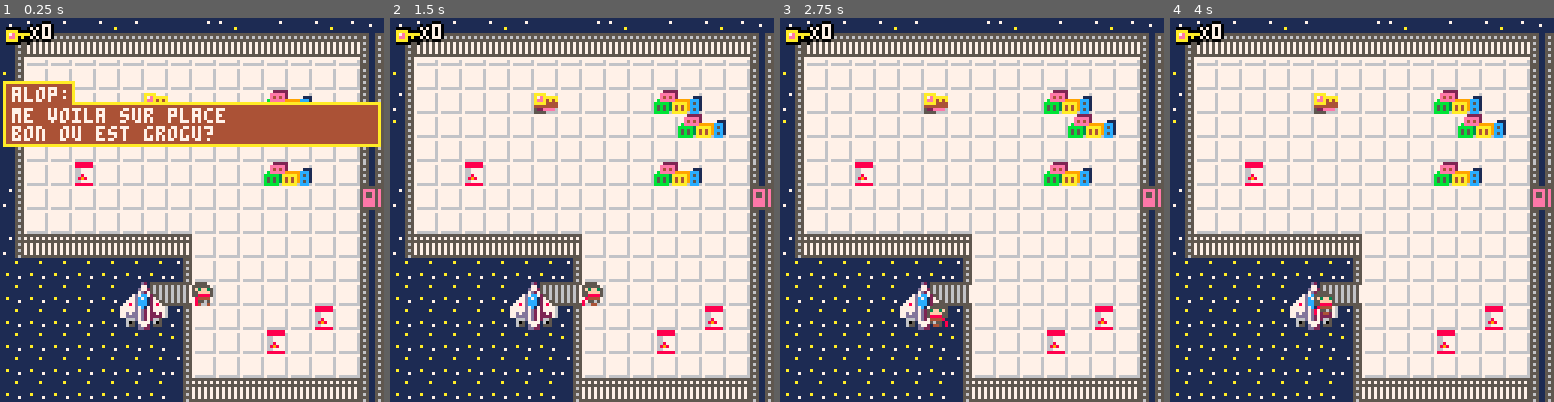
Above: before the commit, frames 1-4 (left to right).
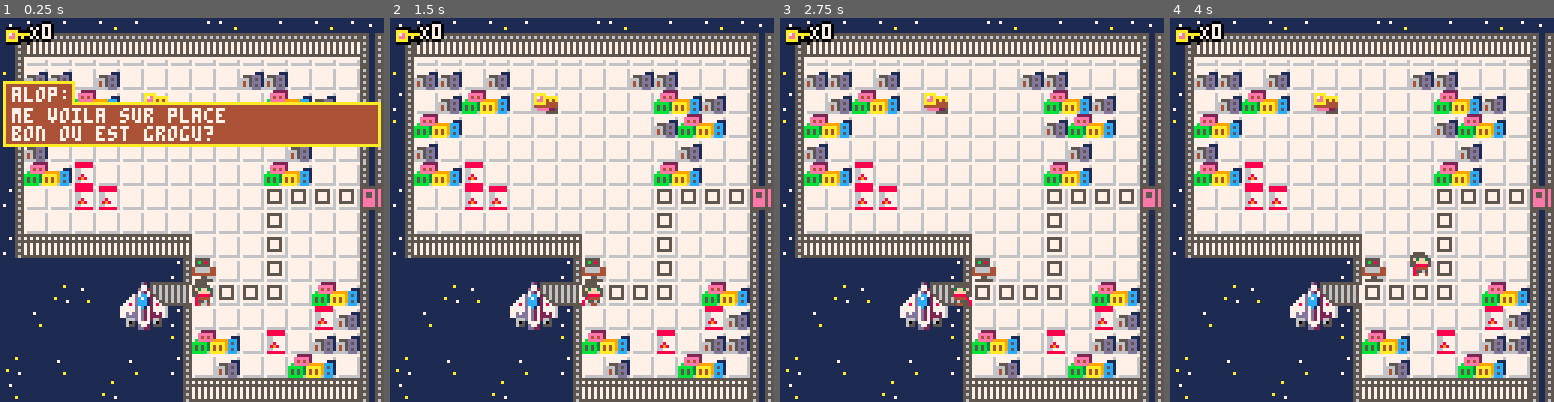
Above: after the commit, the same moments.

Repository: adatechschool/projet-collectif---pico-8-alop-s-crew
Game: PICO-8 cartridge the alop_s adventure.p8
The game is run twice, just before and just after one commit, with the same random seed, the same clock (stepped at 60 frames per second) and the same inputs.
Inputs:
- Up to frame 1 (0.25 s): no input
- Up to frame 2 (1.5 s): tap X (X key) at 1.07 s
- Up to frame 3 (2.75 s): hold Left 1.97-2.37 s; tap X (X key) at 2.07, 2.4, 2.73 s; hold Down from 2.42 s (still down)
- Up to frame 4 (4 s): release Down at 2.82 s; hold Right 2.87-3.53 s; tap X (X key) at 3.07, 3.4, 3.73 s; hold Up from 3.58 s (still down)

The runs differ from the first frame. In frame 1, 7.2% of the frame differs, in the area x 1-94%, y 14-100%; in frame 2, 9.2%; in frame 3, 9.7%; in frame 4, 9.8%.

Commit message:
première salle déco bis

Diff:
--- a/the alop_s adventure.p8
+++ b/the alop_s adventure.p8
@@ -331,25 +331,25 @@
 
 
 __gff__
-0000000301010500000101000109000000000101010101010101010101010101001100000000000000000000000000000000000000000000000000000000000001010101010100000000000000000000000000000000000000000000000000000000000000000000000000000000000000000000000000000000000000000000
+0000000301010500000101000109000000000101010101010101010101010101001100000100000000000001000000000001010101000100000000000000000001010101010100000000000000000000000000000000000000000000000000000000000000000000000000000000000000000000000000000000000000000000
 0000000000000000000000000000000000000000000000000000000000000000000000000000000000000000000000000000000000000000000000000000000000000000000000000000000000000000000000000000000000000000000000000000000000000000000000000000000000000000000000000000000000000000
 __map__
 1c12131412131414131214131412130c0c13121412141213141214131214121214131214121412131414121413141214121412131214121413141312141214131412141314131213141314131214131412121413121413131214131214121313141214131213131412131413121414131314121314121412131414131214131d
 1702020202020202020202020202020909020202020202020202020202020202020202020202020202020202020202020202020202020202020202020202020202020202020202020202020202020202020202020202020202020202020202020202020202020202020202020202020202020202020202020202020202020219
-1501010101010101010101010101010a0901010101010101010101010101010101010101010101010101010101010101010101010101010101010101010101010101010101010101010101010101010101010101010101010101010101010101010101010101010101010101010101010101010101010101010101010101011a
-1601010101010301010101333401010a0901010101010101010101010101010101010101010101010101010101010101010101010101010101010101010101010101010101010101010101010101010101010101010101010101010101010101010101010101010101010101010101010101010101010101010101010101011a
-1501010101010101010101013334010a09010101010101010101010101010101010101010101010101010101010101010101010101010101010101010101010101010101010101010101010101010101010101010101010101010101010101010101010101010101010101010101010101010101010101010101010101010118
-1701010101010101010101010101010a09010101400101010101010101010101010101010101010101010101010101010101010101010101010101010101010101010101010101010101010101010101010101010101010101010101010101010101010101010101010101010101010101010101010101010101010101010119
-170101240101010101010133340101090901010101010101010101010101010101010101010101010101010101010101010101010101010101010101010101010101010101010101010101010101010101010101010101010101010101010101010101010101010101010101010101010101010101010101010101010101011a
-1601010101010101010101010101010601010101010101010101010101010101010101010101010101010101010101010101010101010101010101010101010101010101010101010101010101010101010101010101010101010101010101010101010101010101010101010101010101010101010101010101010101010119
-1701010101010101010101010101010a0901010101010101010101010101010101010101010101010101010101010101010101010101010101010101010101010101010101010101010101010101010101010101010101010101010101010101010101010101010101010101010101010101010101010101010101010101011a
-161b1b1b1b1b1b1b010101010101010a09010101010101010101010101010101010101010101010101010101010101010101010101010101010101010101010101010101010101010101010101010101010101010101010101010101010101010101010101010101010101010101010101010101010101010101010101010119
-1111111111111116010101010101010a09010101010101420101010101010101010101010101010101010101010101010101010101010101010101010101010101010101010101010101010101010101010101010101010101010101010101010101010101010101010101010101010101010101010101010101010101010118
-11111111112a2b35010101010101010a0901010101010101010101010101010101010101010101010101010101010101010101010101010101010101010101010101010101010101010101010101010101010101010101010101010101010101010101010101010101010101010101010101010101010101010101010101011a
-11111111113a3b16010101010124010a09010101010101010101010101010101010101010101010101010101010101010101010101010101010101010101010101010101010101010101010101010101010101010101010101010101010101010101010101010101010101010101010101010101010101010101010101010118
-1111111111111115010101240101010a09010101010101010101010101010101010101010101010101010101010101010101010101010101010101010101010101010101010101010101010101010101010101010101010101010101010101010101010101010101010101010101010101010101010101010101010101010118
-1111111111111116010101010101010a09010101010101010101010101010101010101010101010101010101010101010101010101010101010101010101010101010101010101010101010101010101010101010101010101010101010101010101010101010101010101010101010101010101010101010101010101010119
-11111111111111171b1b1b1b1b1b1b0a0a01010101010101010101010101011b1b1b1b1b1b1b1b1b1b1b1b1b1b1b1b1b1b0101010101010101010101010101010101010101010101010101010101011b1b1b1b1b1b1b1b1b1b1b1b1b1b1b1b1b1b01010101010101010101010101011b1b1b1b1b1b1b1b1b1b1b1b1b1b1b1b1e
+1536360136010101010136360101010a0901010101010101010101010101010101010101010101010101010101010101010101010101010101010101010101010101010101010101010101010101010101010101010101010101010101010101010101010101010101010101010101010101010101010101010101010101011a
+1601363334010301010101333436010a0901010101010101010101010101010101010101010101010101010101010101010101010101010101010101010101010101010101010101010101010101010101010101010101010101010101010101010101010101010101010101010101010101010101010101010101010101011a
+1533340101010101010101363334010a09010101010101010101010101010101010101010101010101010101010101010101010101010101010101010101010101010101010101010101010101010101010101010101010101010101010101010101010101010101010101010101010101010101010101010101010101010118
+1736010101010101010101013601010a09010101400101010101010101010101010101010101010101010101010101010101010101010101010101010101010101010101010101010101010101010101010101010101010101010101010101010101010101010101010101010101010101010101010101010101010101010119
+173334240101010101010133340101090901010101010101010101010101010101010101010101010101010101010101010101010101010101010101010101010101010101010101010101010101010101010101010101010101010101010101010101010101010101010101010101010101010101010101010101010101011a
+1601012424010101010101222222220622222222222222222222222201010101010101010101010101010101010101010101010101010101010101010101010101010101010101010101010101010101010101010101010101010101010101010101010101010101010101010101010101010101010101010101010101010119
+1701010101010101010101220101010a0901010101010101010101010101010101010101010101010101010101010101010101010101010101010101010101010101010101010101010101010101010101010101010101010101010101010101010101010101010101010101010101010101010101010101010101010101011a
+161b1b1b1b1b1b1b010101220101010a09010101010101010101010101010101010101010101010101010101010101010101010101010101010101010101010101010101010101010101010101010101010101010101010101010101010101010101010101010101010101010101010101010101010101010101010101010119
+7171717171717116310101220101010a09010101010101420101010101010101010101010101010101010101010101010101010101010101010101010101010101010101010101010101010101010101010101010101010101010101010101010101010101010101010101010101010101010101010101010101010101010118
+71717072712a2b35222222220133340a0901010101010101010101010101010101010101010101010101010101010101010101010101010101010101010101010101010101010101010101010101010101010101010101010101010101010101010101010101010101010101010101010101010101010101010101010101011a
+71727171713a3b16010101010124360a09010101010101010101010101010101010101010101010101010101010101010101010101010101010101010101010101010101010101010101010101010101010101010101010101010101010101010101010101010101010101010101010101010101010101010101010101010118
+7171717171717115333401240136360a09010101010101010101010101010101010101010101010101010101010101010101010101010101010101010101010101010101010101010101010101010101010101010101010101010101010101010101010101010101010101010101010101010101010101010101010101010118
+7071727171727116013601013334010a09010101010101010101010101010101010101010101010101010101010101010101010101010101010101010101010101010101010101010101010101010101010101010101010101010101010101010101010101010101010101010101010101010101010101010101010101010119
+72717171707171171b1b1b1b1b1b1b0a0a1b1b1b1b1b1b1b1b1b1b1b1b1b1b1b1b1b1b1b1b1b1b1b1b1b1b1b1b1b1b1b1b0101010101010101010101010101010101010101010101010101010101011b1b1b1b1b1b1b1b1b1b1b1b1b1b1b1b1b1b01010101010101010101010101011b1b1b1b1b1b1b1b1b1b1b1b1b1b1b1b1e
 0000000000000000000000000000000017010101010101010101010101010118000000000000000000000000000000001501010101010101010101010101010101010101010101010101010101010119000000000000000000000000000000001701010101010101010101010101011a00000000000000000000000000000000
 000000000000000000000000000000001601010101010101010101010101011a000000000000000000000000000000001701010101010101010101010101010101010101010101010101010101010118000000000000000000000000000000001501010101010101010101010101011900000000000000000000000000000000
 000000000000000000000000000000001601010101010101010101010101011800000000000000000000000000000000160101010101010101010101010101010101010101010101010101010101011a000000000000000000000000000000001601010101010101010101010101011800000000000000000000000000000000
Not shown, changed: 32 lines of the sprite sheet (__gfx__) section of the alop_s adventure.p8
